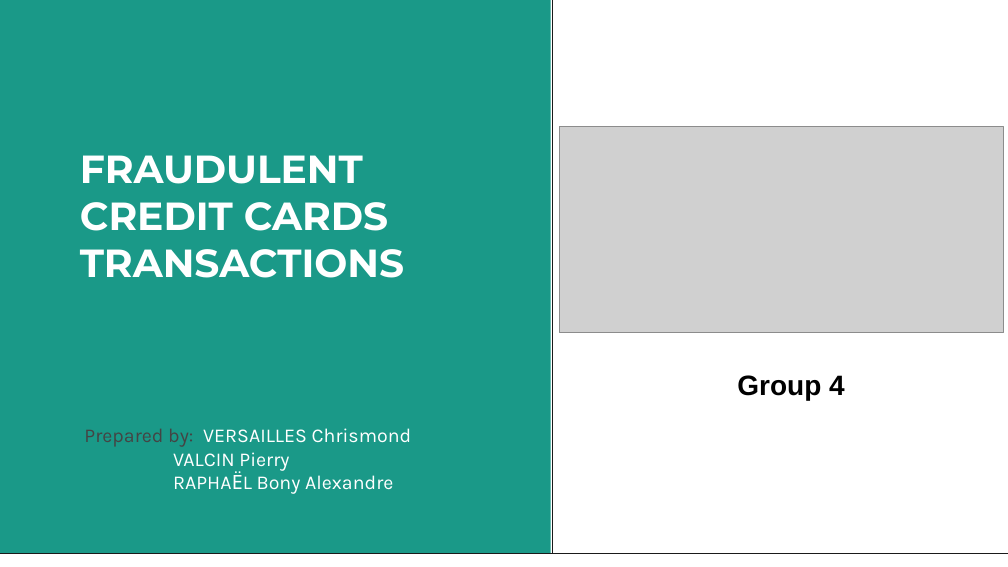
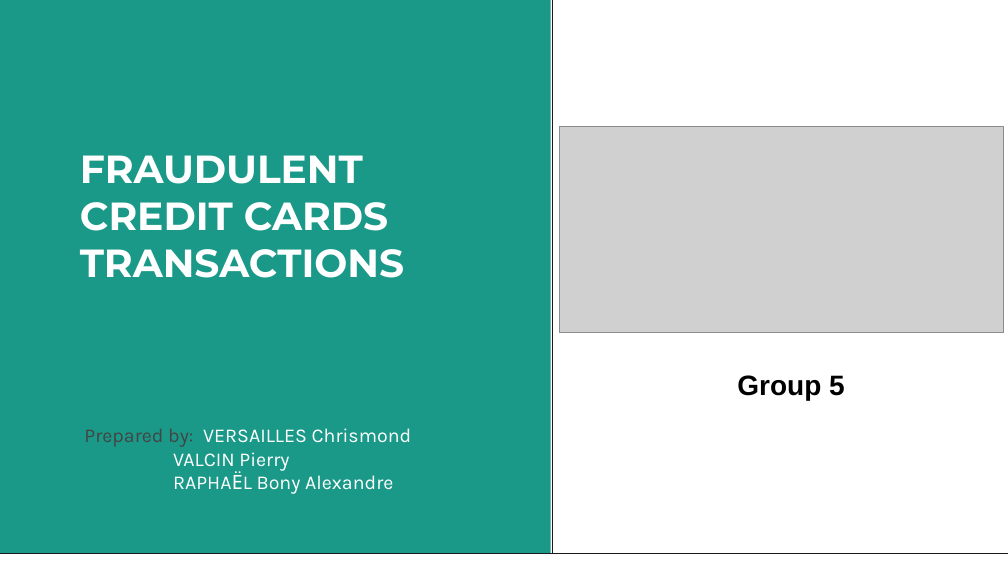
Before and after one commit to VIP509/Business-Intelligence-Project, a slide deck: slide 1 of BI Project Presentation .pptx. Drawn at 1008x567 pixels with LibreOffice and Linux fonts; fonts in the diff are those of the drawing; grey boxes stand for pictures. Boxes give left, top, right and bottom in pixels: in the first picture for what was removed or moved away, otherwise in the second. Text is boxed around its words. In the diff, an @@ line names an element or a change of style, - is before the commit and + after.

Commit message:
updated

```diff
--- a/BI Project Presentation .pptx
+++ b/BI Project Presentation .pptx
@@ text in rectangle at (737,375,860,400): text changed @@
-Group 4$
+Group 5$
```
